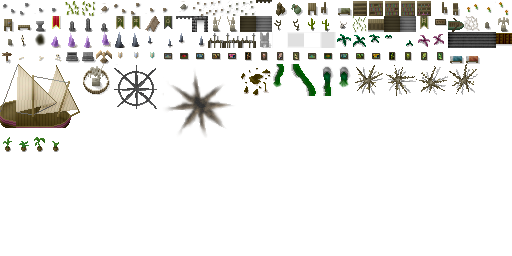
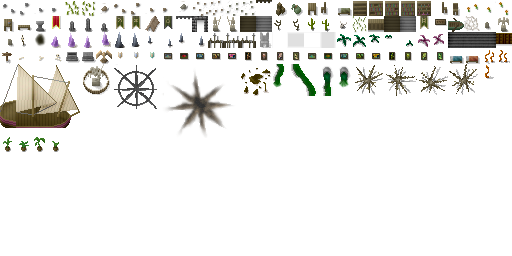
The second 512 x 256 image is a revision of the first. Changes to its layers:
painted on "shade" over [485, 50, 510, 79]
